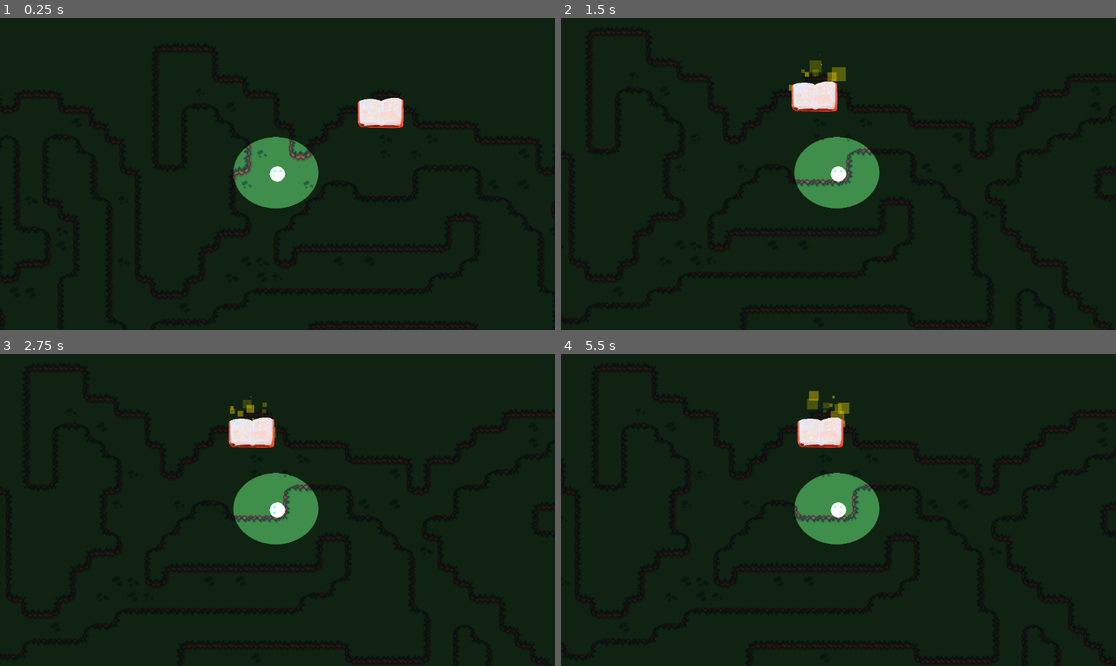
Above: before the commit, frames 1-4 (two rows, left to right).
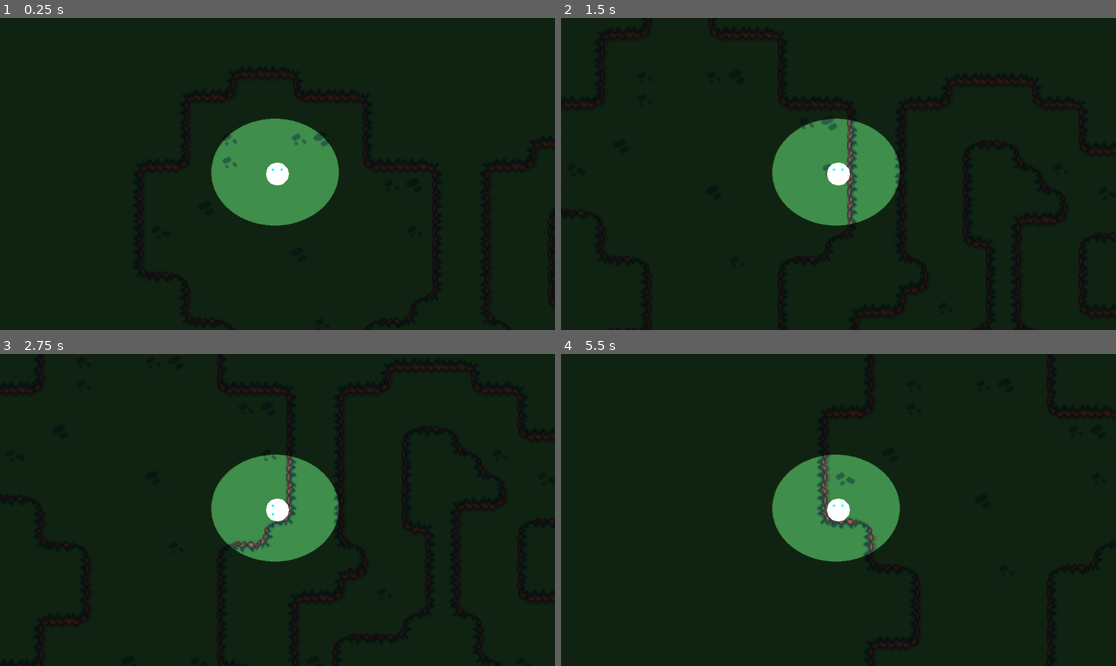
Above: after the commit, the same moments.

Repository: eliasescalante/GJ_godot_2026
Game: Godot game, scene res://src/scenes/world/Level1/level_1.tscn
Same seed, same stepped clock (60 frames per second), same inputs: the game is played once before the commit and once after it. Sound files missing from this copy of the repository are replaced by a short silence.
Inputs:
- Up to frame 1 (0.25 s): no input
- Up to frame 2 (1.5 s): tap Enter at 0.5 s; hold Right (ui_right) 0.53-1.28 s; hold Down (ui_down) from 1.28 s (still down)
- Up to frame 3 (2.75 s): release Down (ui_down) at 2.03 s; hold Right (ui_right) from 2.03 s (still down)
- Up to frame 4 (5.5 s): release Right (ui_right) at 2.78 s; hold Up (ui_up) 2.78-3.53 s; hold Left (ui_left) 3.53-5.03 s; hold Down (ui_down) from 5.03 s (still down)

The runs differ from the first frame. In frame 1, 4.9% of the frame differs, in the area x 3-100%, y 18-100%; in frame 2, 5.3%; in frame 3, 5.3%; in frame 4, 5.5%, in the area x 0-100%, y 11-99%.

Commit message:
agrego laberinto de dia

Diff:
--- a/src/scenes/player/player.tscn
+++ b/src/scenes/player/player.tscn
@@ -25,7 +25,7 @@
 footstep_audio_freq = 0.4
 
 [node name="Camera2D" type="Camera2D" parent="." unique_id=1097500561]
-zoom = Vector2(2, 2)
+zoom = Vector2(3, 3)
 limit_enabled = false
 limit_left = 0
 limit_top = 0
--- a/src/scenes/world/Level1/level_1.tscn
+++ b/src/scenes/world/Level1/level_1.tscn
@@ -15,8 +15,9 @@
 modulate = Color(0.25390625, 0.25390625, 0.25390625, 1)
 
 [node name="Player" parent="." unique_id=2066801081 instance=ExtResource("2_35war")]
-position = Vector2(680, 173)
+position = Vector2(89, 64)
 SPEED = 200.0
+footstep_audio_freq = 1.0
 metadata/_edit_group_ = true
 
 [node name="PointLight2D" type="PointLight2D" parent="Player" unique_id=1926908656]
--- /dev/null
+++ b/src/scenes/world/Level2/Level2.tscn
@@ -0,0 +1,12 @@
+[gd_scene format=3 uid="uid://cinw8ne8s6vgc"]
+
+[ext_resource type="PackedScene" uid="uid://6o2k861u37cj" path="res://src/scenes/world/Level1/map.tscn" id="1_kp4ii"]
+[ext_resource type="PackedScene" uid="uid://difl8slskhcp1" path="res://src/scenes/player/player.tscn" id="2_qodj0"]
+
+[node name="Level2" type="Node2D" unique_id=472477036]
+
+[node name="Map" parent="." unique_id=2001151964 instance=ExtResource("1_kp4ii")]
+
+[node name="Player" parent="." unique_id=2066801081 instance=ExtResource("2_qodj0")]
+position = Vector2(1364, 893)
+SPEED = 200.0
